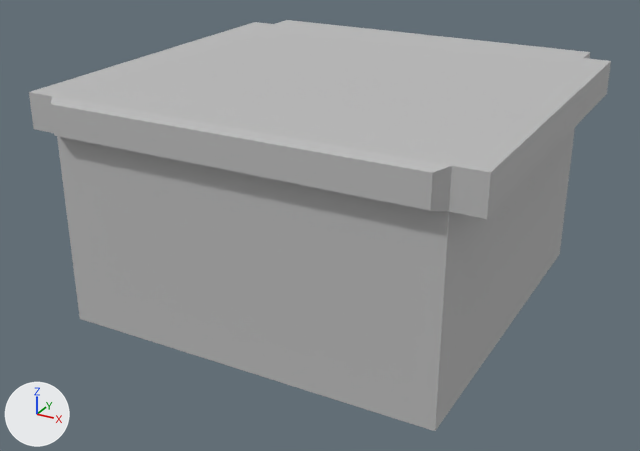
One commit to the OBJ model Project/Project/Resources/Enemy_Base/Enemy_Base.obj: the scene before it, then after it.
Both versions are drawn from a 50 mm lens placed at (5.18, -9.92, 5.81), pointed at (-0.25, -0.04, 0.87). The lights are fixed; the arrows at lower left show +X, +Y and +Z. Where no turn or scale is listed for an object, it has been applied to the vertices.

Objects in the first picture: 'Enemy_Base'.
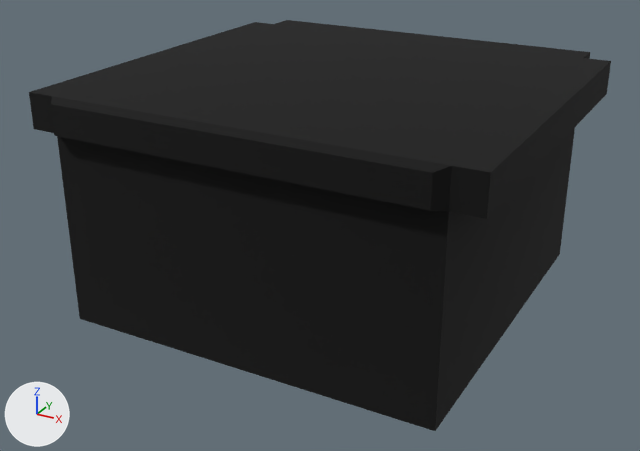
Location of each change, (x1, y1, x2, y2) in pixels of the pictures (640 x 451 px):
'Enemy_Base', recoloured (grey to black): (29, 20, 611, 431) in both

The change, as a list of edits to the scene's bpy script:
```text
Add img_black_jpg:
    img_black_jpg = load_image('black.jpg', 'black.jpg', 465, 465, 'sRGB')
Add mat_blinn2sg:
    mat_blinn2sg = principled_material('blinn2SG')
    mat_blinn2sg.texture = img_black_jpg
    mat_blinn2sg.roughness = 1.0
Change me_enemy_base:
    where me_enemy_base.from_pydata(...)  # 310 vertices, 306 faces; spans x -2.88..2.88, y -2.66..3.46, z -0.04..3.0
    remove me_enemy_base.materials.append(mat_initialshadinggroup)  # grey #bcbcbc
    add me_enemy_base.materials.append(mat_blinn2sg)  # picture img_black_jpg
```
